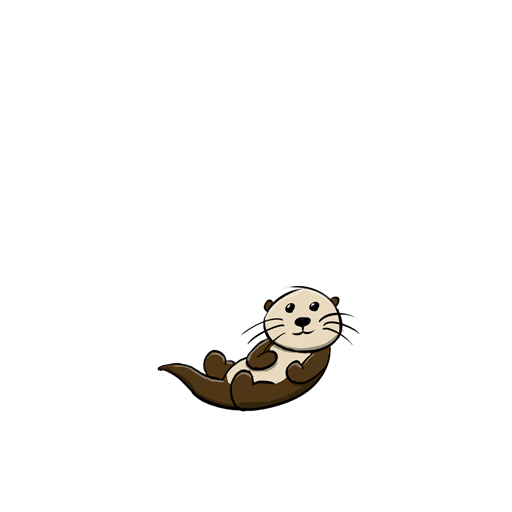
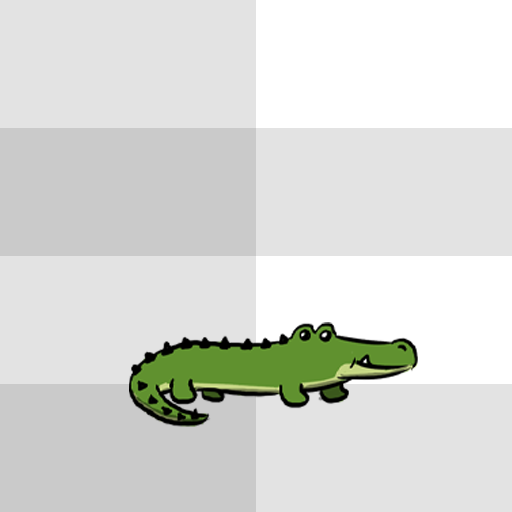
Comparing the layer stacks of the two 512x512 images. Changes:
added layer "Layer 1" above "fox" over (129, 322, 418, 427)
hid "otter" over (157, 286, 360, 412)
showed "Background" over (0, 0, 512, 512)
